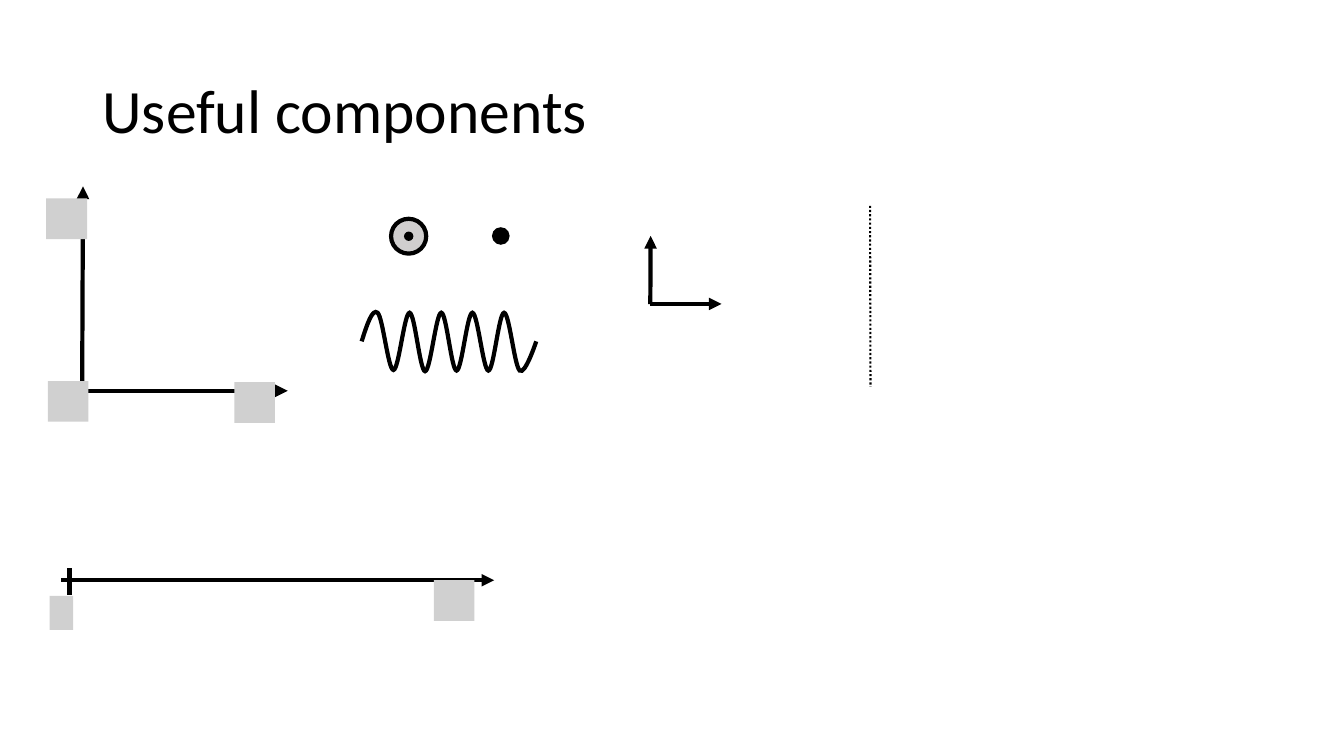
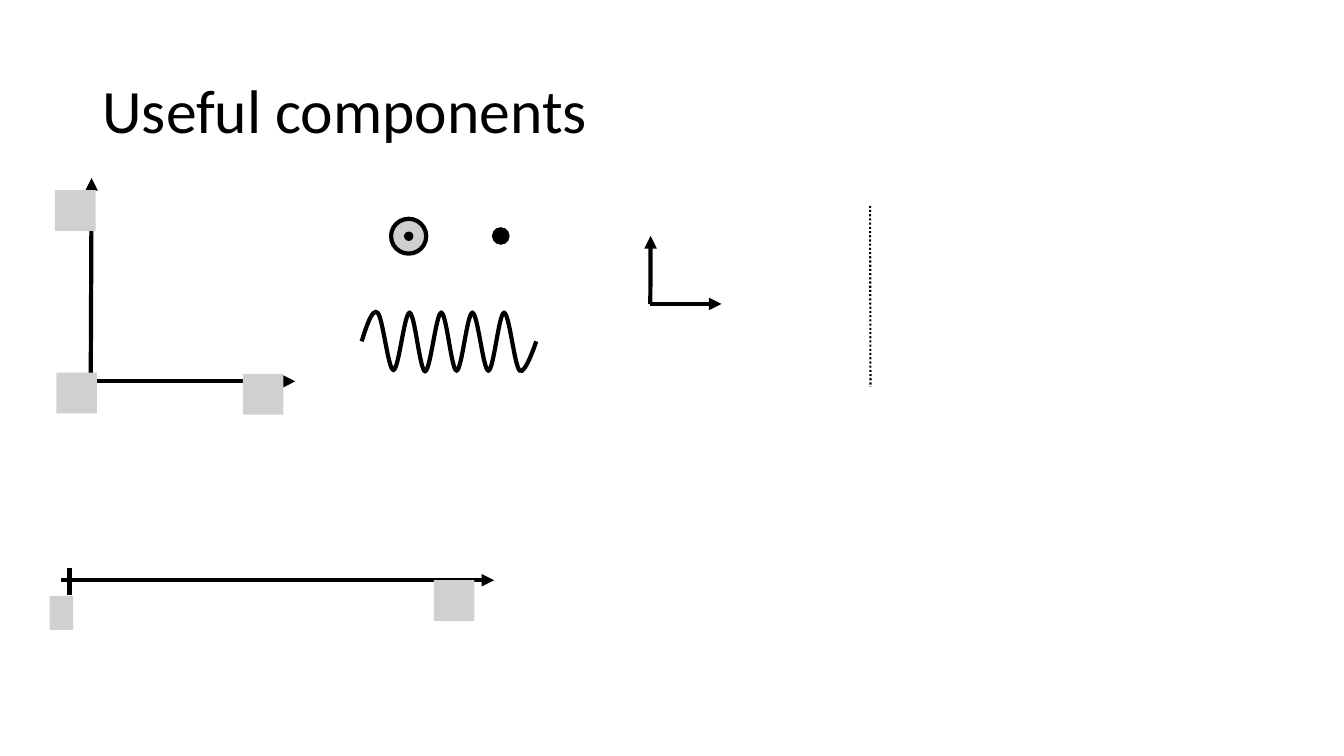
Before and after one commit to OSTP/PhysicsArtofModelling, a slide deck: slide 1 of tex/figures/Gravity/Figures.pptx. Drawn at 1344x756 pixels with LibreOffice and Linux fonts; fonts in the diff are those of the drawing; grey boxes stand for pictures; background and template pictures are left out. Boxes give left, top, right and bottom in pixels: in the first picture for what was removed or moved away, otherwise in the second. Text is boxed around its words. In the diff, an @@ line names an element or a change of style, - is before the commit and + after.

```diff
--- a/tex/figures/Gravity/Figures.pptx
+++ b/tex/figures/Gravity/Figures.pptx
@@ 3 pictures, 2 arrows: place and size @@
-3 pictures, 2 arrows at bbox=[46, 187, 287, 422]
+3 pictures, 2 arrows at bbox=[54, 178, 295, 414]
```
Also in this commit, not shown: 1 slide added, 2 other files.
